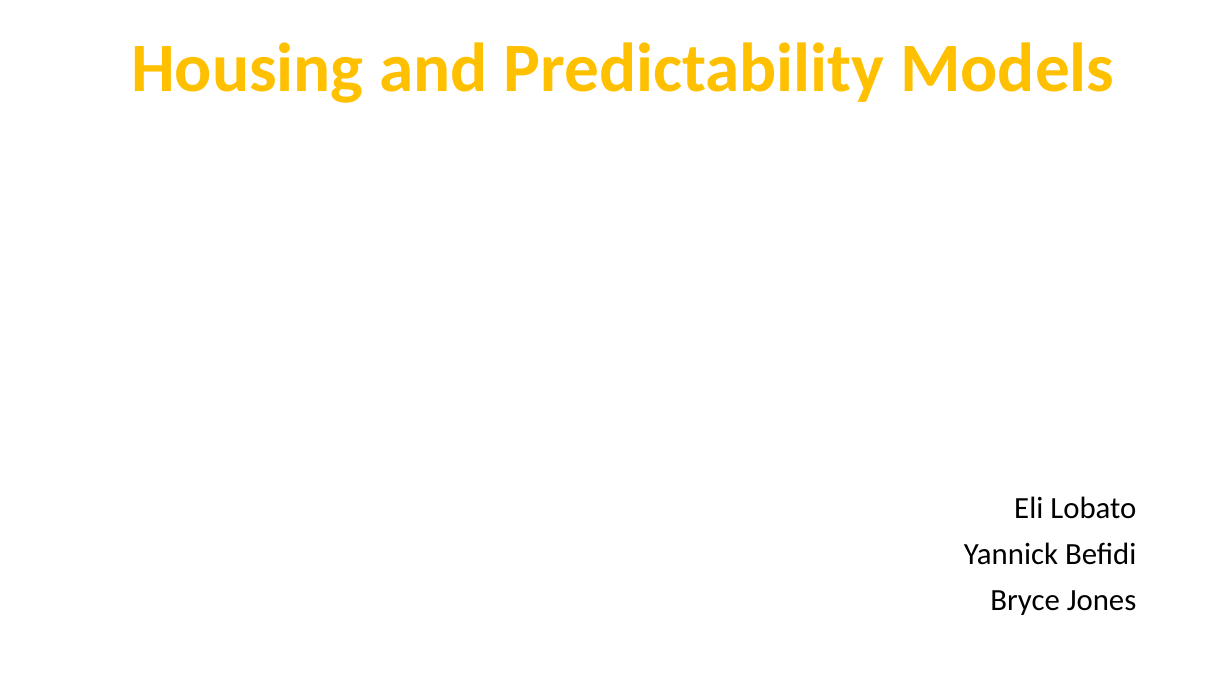
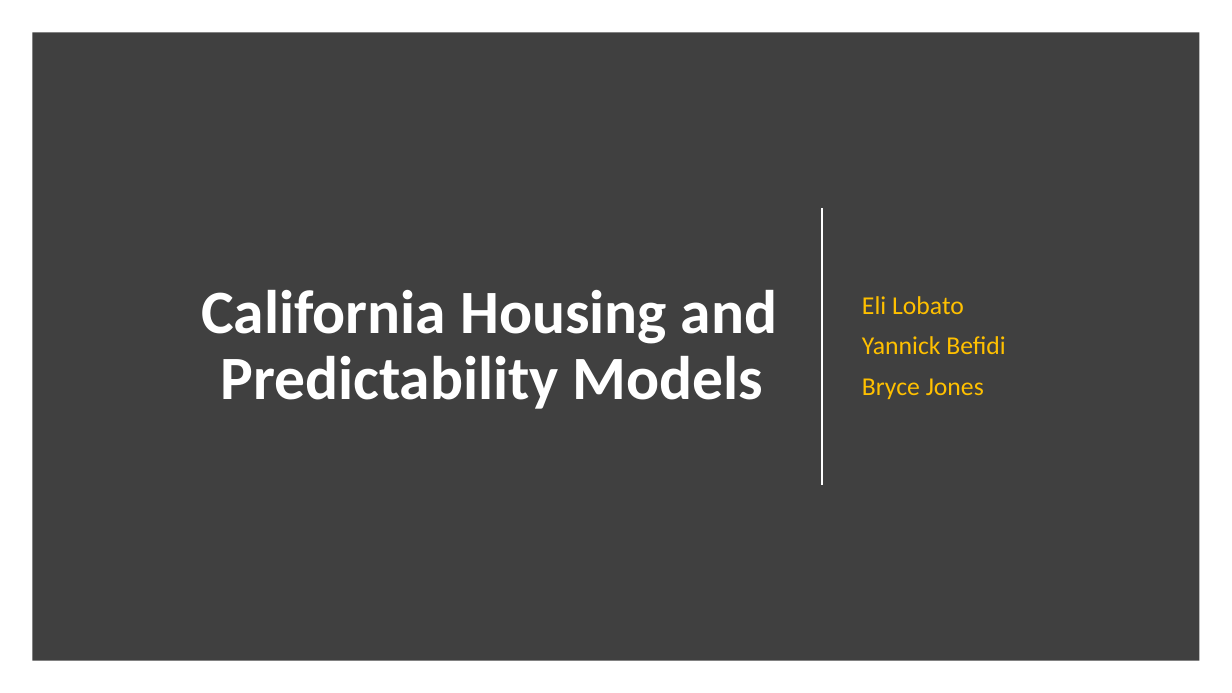
Before and after one commit to BryceJones88/Final_Project, a slide deck: slide 1 of Final_Project/Housing_Final_Presentation.pptx. Drawn at 1232x693 pixels with LibreOffice and Linux fonts; fonts in the diff are those of the drawing; background and template pictures are left out. Boxes give left, top, right and bottom in pixels: in the first picture for what was removed or moved away, otherwise in the second. Text is boxed around its words. In the diff, an @@ line names an element or a change of style, - is before the commit and + after.

```diff
--- a/Final_Project/Housing_Final_Presentation.pptx
+++ b/Final_Project/Housing_Final_Presentation.pptx
@@ rectangle added at (32,32,1200,661), fill #404040 @@
@@ text "California Housing and Predictability Models" at (201,290,777,409): vertical alignment top to middle @@
@@ subtitle "Eli Lobato": place and size @@
-subtitle "Eli Lobato" at (964,496,1137,615)
+subtitle "Eli Lobato" at (862,296,1005,399)
@@ subtitle "Eli Lobato" at (862,296,1005,399): size 24 to 20 pt, text colour #000000 to #FFC000; alignment right to left; vertical alignment top to middle @@
@@ line added from (823, 208) to (823, 485), #FFFFFF 1.5 pt @@
@@ text at (201,290,777,409): text changed; size 54 to 48 pt; text colour #FFC000 to #FFFFFF @@
-Housing and Predictability Models
+California Housing and Predictability Models
```
Also in this commit, not shown: 1 other slide changed, 4 slides added, 4 slides removed.
